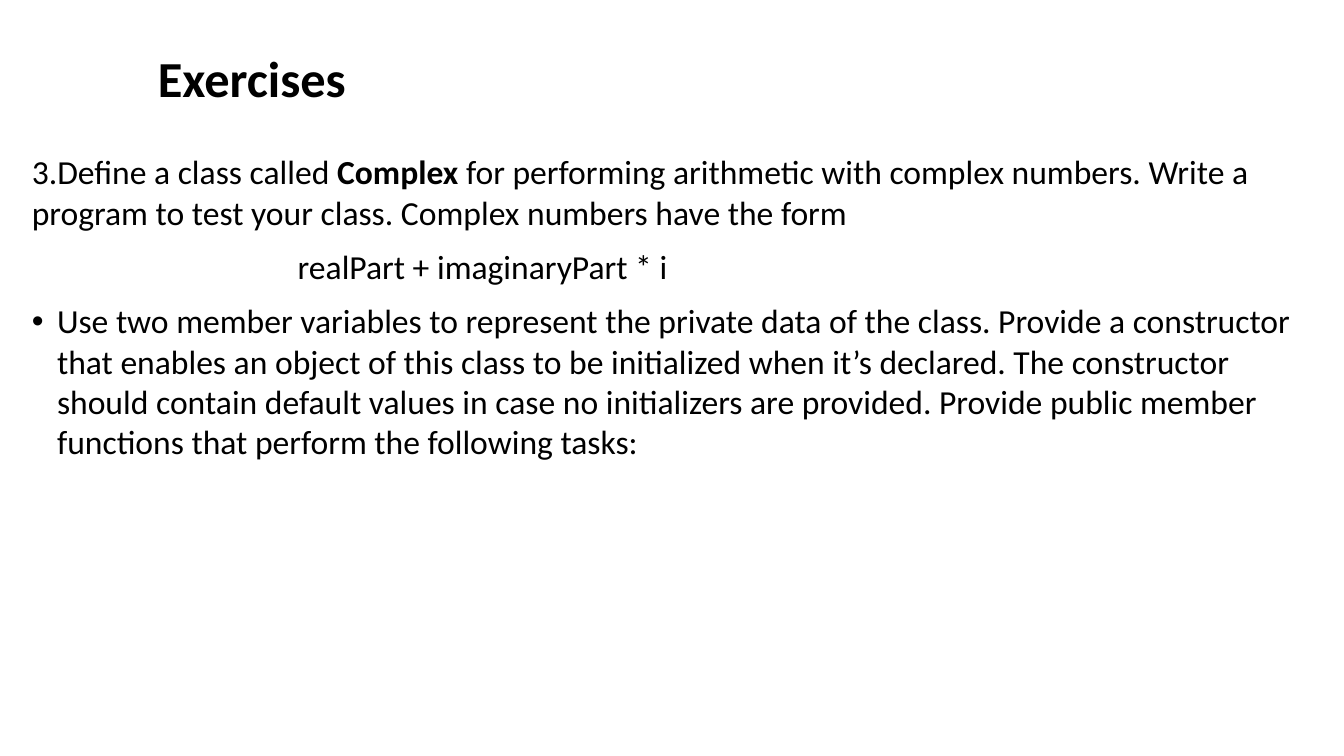
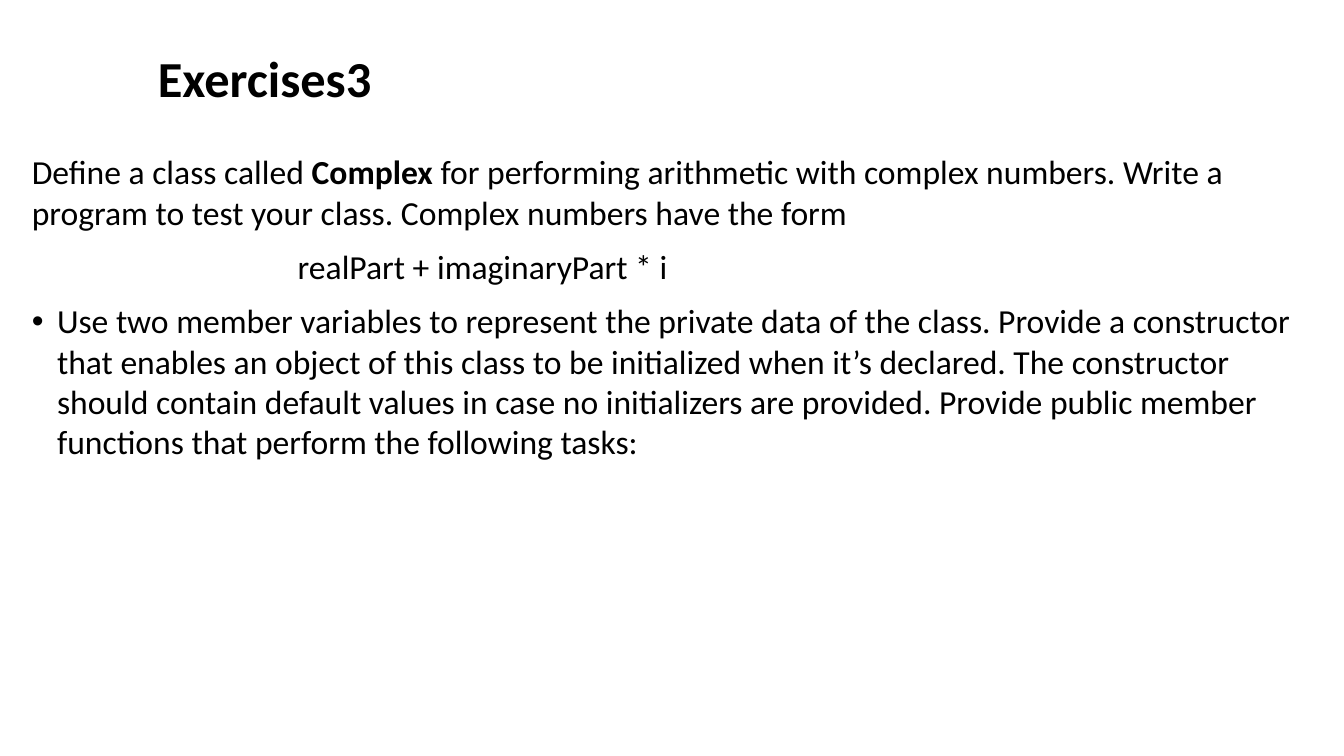
Before and after one commit to ShiqiYu/CPP, a slide deck: slide 22 of week09/Lab09.pptx (slide 19 before the commit). Drawn at 1344x756 pixels with LibreOffice and Linux fonts; fonts in the diff are those of the drawing; background and template pictures are left out. Boxes give left, top, right and bottom in pixels: in the first picture for what was removed or moved away, otherwise in the second. Text is boxed around its words. In the diff, an @@ line names an element or a change of style, - is before the commit and + after.

```diff
--- a/week09/Lab09.pptx
+++ b/week09/Lab09.pptx
@@ text at <box>158,61,371,98</box>: text changed @@
-Exercises
+Exercises3
@@ text at <box>32,160,1223,231</box>: text changed @@
-3.Define a class called Complex for performing arithmetic with complex numbers. Write a program to test your class. Complex numbers have the form
+Define a class called Complex for performing arithmetic with complex numbers. Write a program to test your class. Complex numbers have the form
```
Also in this commit, not shown: 11 other slides changed, 3 slides added, 3 other files.
